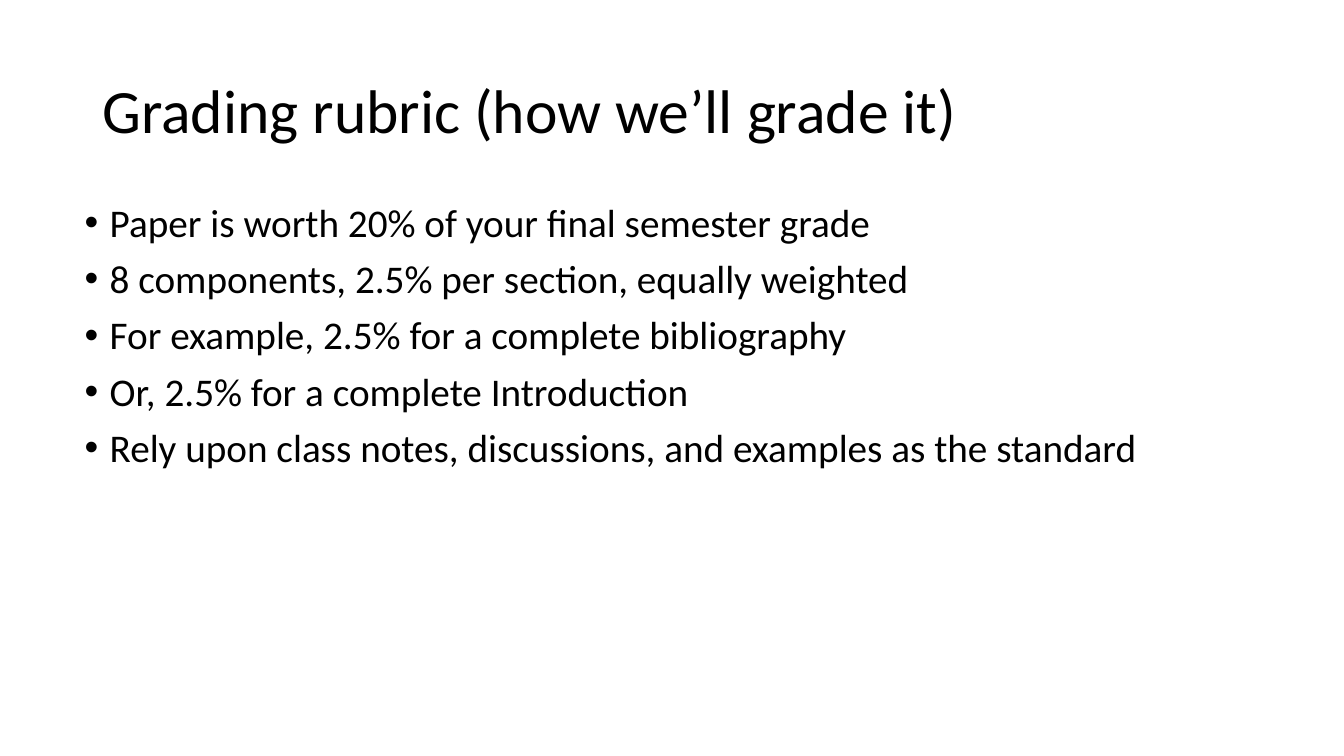
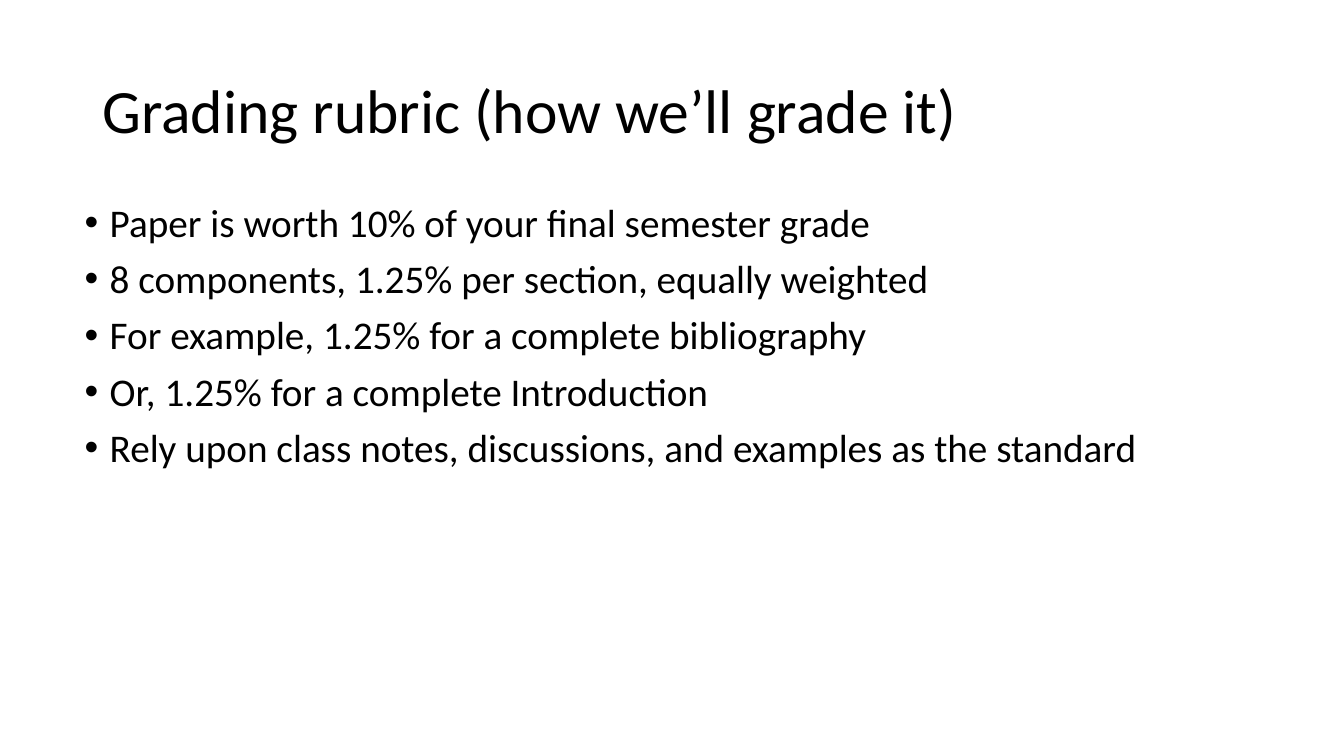
Before and after one commit to stefanbund/cis1-a, a slide deck: slide 3 of wk 4/Assignment One Outline, part 2.pptx. Drawn at 1344x756 pixels with LibreOffice and Linux fonts; fonts in the diff are those of the drawing. Boxes give left, top, right and bottom in pixels: in the first picture for what was removed or moved away, otherwise in the second. Text is boxed around its words. In the diff, an @@ line names an element or a change of style, - is before the commit and + after.

Commit message:
corrected % weighting

```diff
--- a/wk 4/Assignment One Outline, part 2.pptx
+++ b/wk 4/Assignment One Outline, part 2.pptx
@@ text at [110, 209, 929, 413]: text changed @@
-• Paper is worth 20% of your final semester grade
-• 8 components, 2.5% per section, equally weighted
-• For example, 2.5% for a complete bibliography
-• Or, 2.5% for a complete Introduction
+• Paper is worth 10% of your final semester grade
+• 8 components, 1.25% per section, equally weighted
+• For example, 1.25% for a complete bibliography
+• Or, 1.25% for a complete Introduction
```
